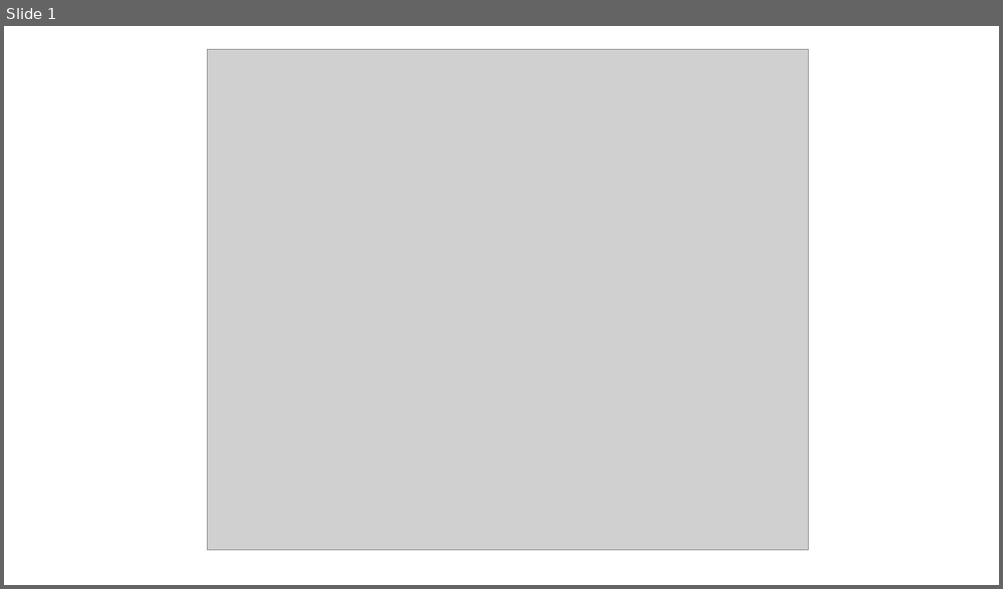
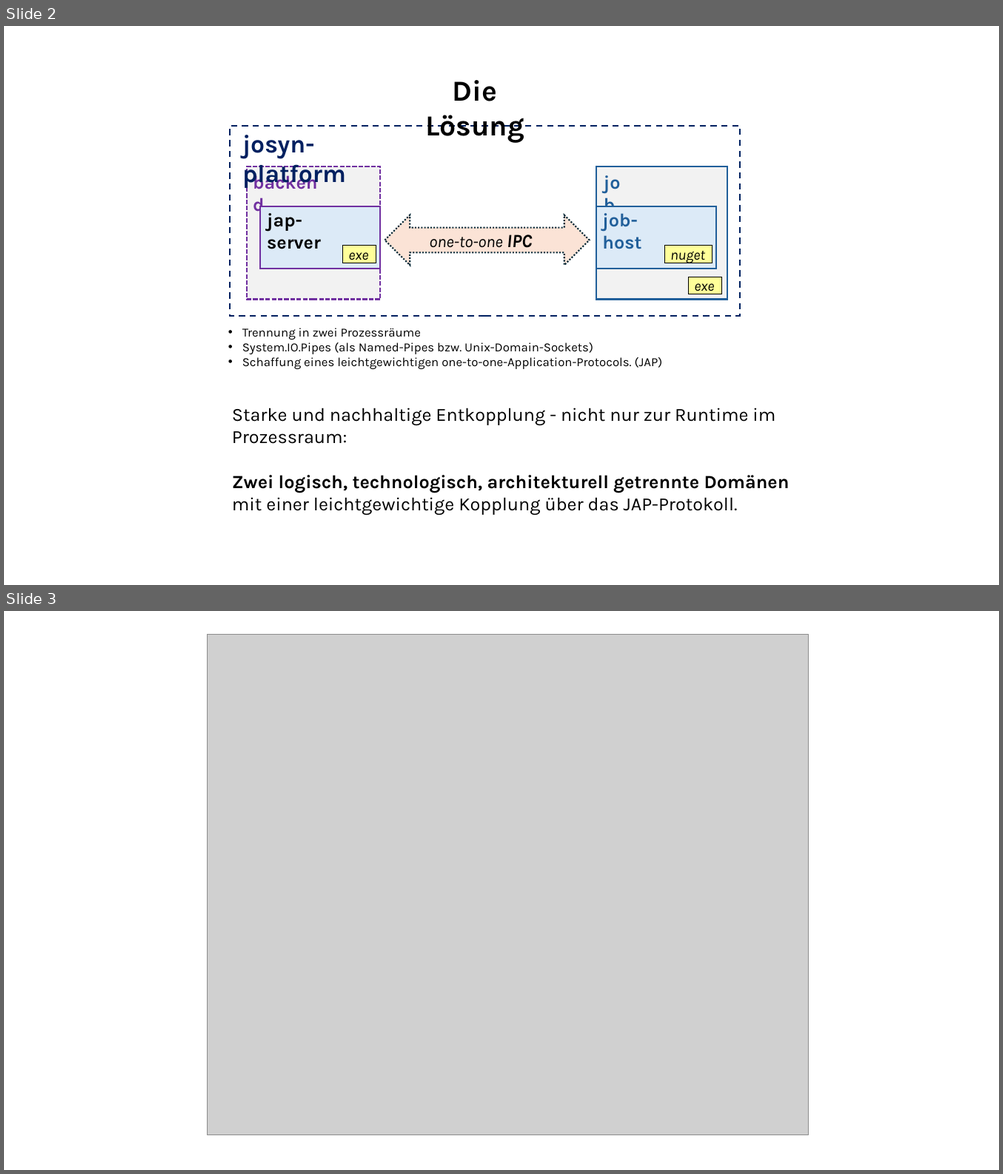
Before and after one commit to ckluth/josyn-platform, a slide deck: josyn-intro.pptx. Shown one above the other, each under a label of ours: slide 1 before the commit, slides 2 and 3 after it. The pictures are 1003x589 and 1003x1174 pixels, drawn with LibreOffice and Linux fonts; fonts in the diff are those of the drawing; grey boxes stand for pictures. Boxes give left, top, right and bottom in pixels: in the first picture for what was removed or moved away, otherwise in the second. Text is boxed around its words. In the diff, an @@ line names an element or a change of style, - is before the commit and + after.

```diff
--- a/josyn-intro.pptx
+++ b/josyn-intro.pptx
@@ slide 2 added at [4,26,999,585], background #FFFFFF @@
@@ text added at [425,80,524,143], 28 pt, text #000000, bold @@
+Die Lösung
@@ group added at [229,126,740,316]: 8 rectangles, 6 texts, 1 left right arrow @@
+backend
+job
+one-to-one IPC
+josyn-platform
+exe
+jap-server
+exe
+job-host
+nuget
@@ text added at [242,328,663,369], 12 pt, text #000000 @@
+• Trennung in zwei Prozessräume
+• System.IO.Pipes (als Named-Pipes bzw. Unix-Domain-Sockets)
+• Schaffung eines leichtgewichtigen one-to-one-Application-Protocols. (JAP)
@@ text added at [232,408,789,515], 18 pt, text #000000 @@
+Starke und nachhaltige Entkopplung - nicht nur zur Runtime im Prozessraum:
+Zwei logisch, technologisch, architekturell getrennte Domänen
+mit einer leichtgewichtige Kopplung über das JAP-Protokoll.
@@ what was slide 1 is now slide 3 @@
```
Also in this commit, not shown: 1 other slide added.
